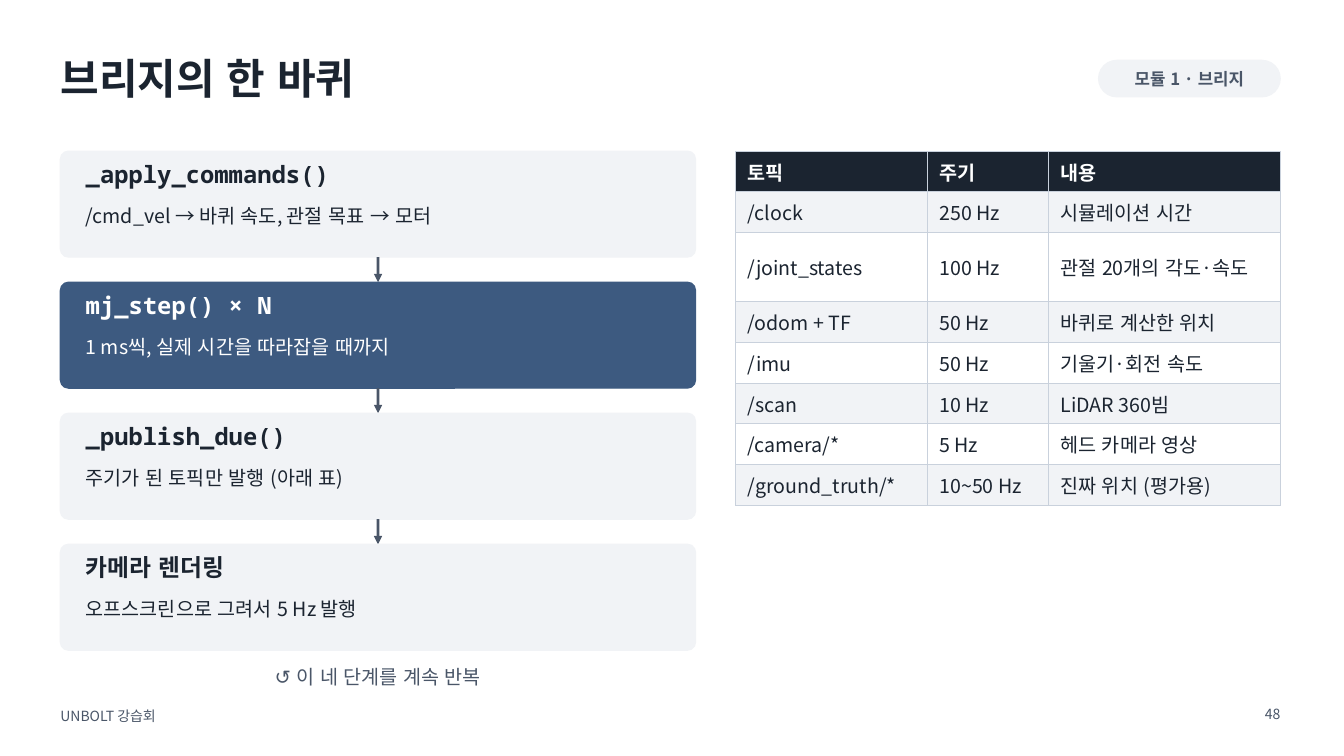
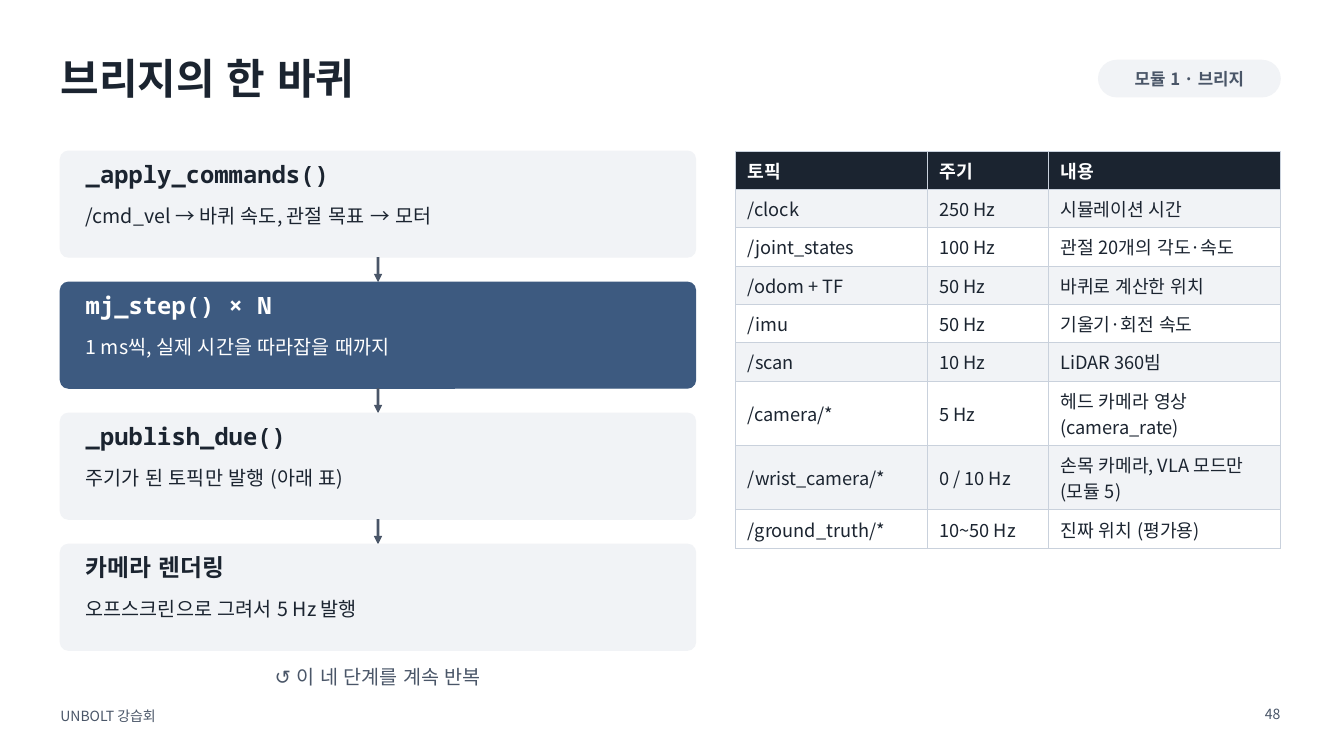
Before and after one commit to sejiny3/AIRLAB, a slide deck: slide 48 of workshop/slides/UNBOLT_workshop.pptx. Drawn at 1344x756 pixels with LibreOffice and Linux fonts; fonts in the diff are those of the drawing. Boxes give left, top, right and bottom in pixels: in the first picture for what was removed or moved away, otherwise in the second. Text is boxed around its words. In the diff, an @@ line names an element or a change of style, - is before the commit and + after.

```diff
--- a/workshop/slides/UNBOLT_workshop.pptx
+++ b/workshop/slides/UNBOLT_workshop.pptx
@@ table at [736,151,1280,546] @@
-row 7: /camera/* | 5 Hz | 헤드 카메라 영상
+row 7: /camera/* | 5 Hz | 헤드 카메라 영상 (camera_rate)
+row 8: /wrist_camera/* | 0 / 10 Hz | 손목 카메라, VLA 모드만 (모듈 5)
```
Also in this commit, not shown: 5 other slides changed, 10 slides added, 10 other files.
